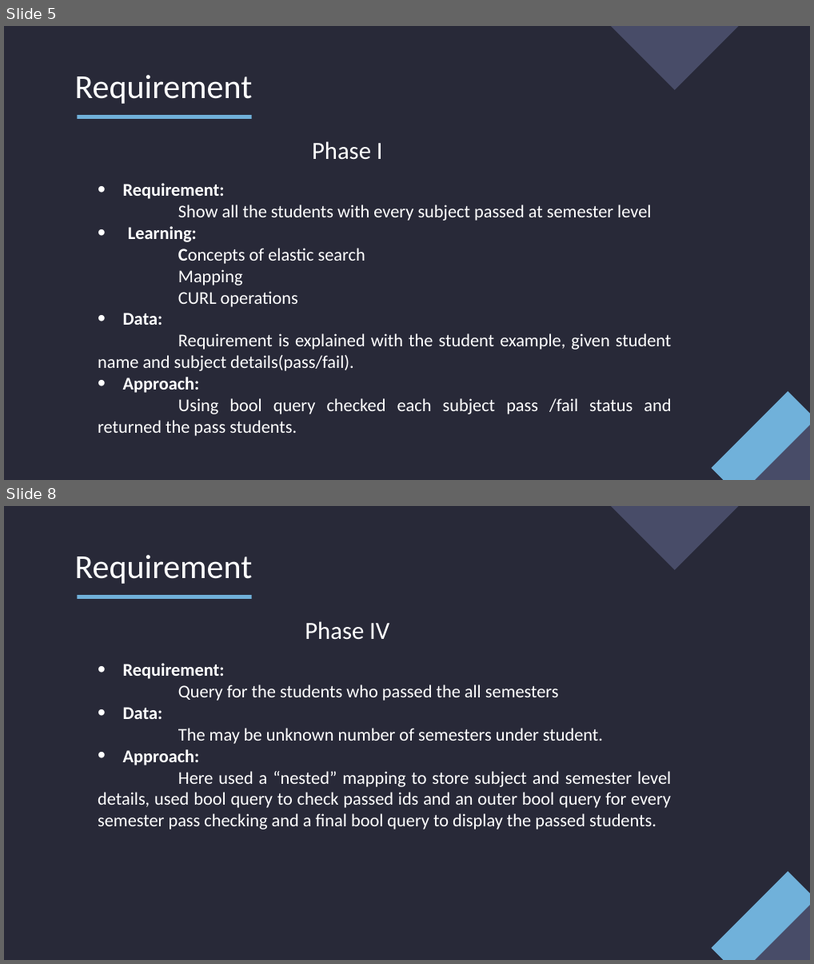
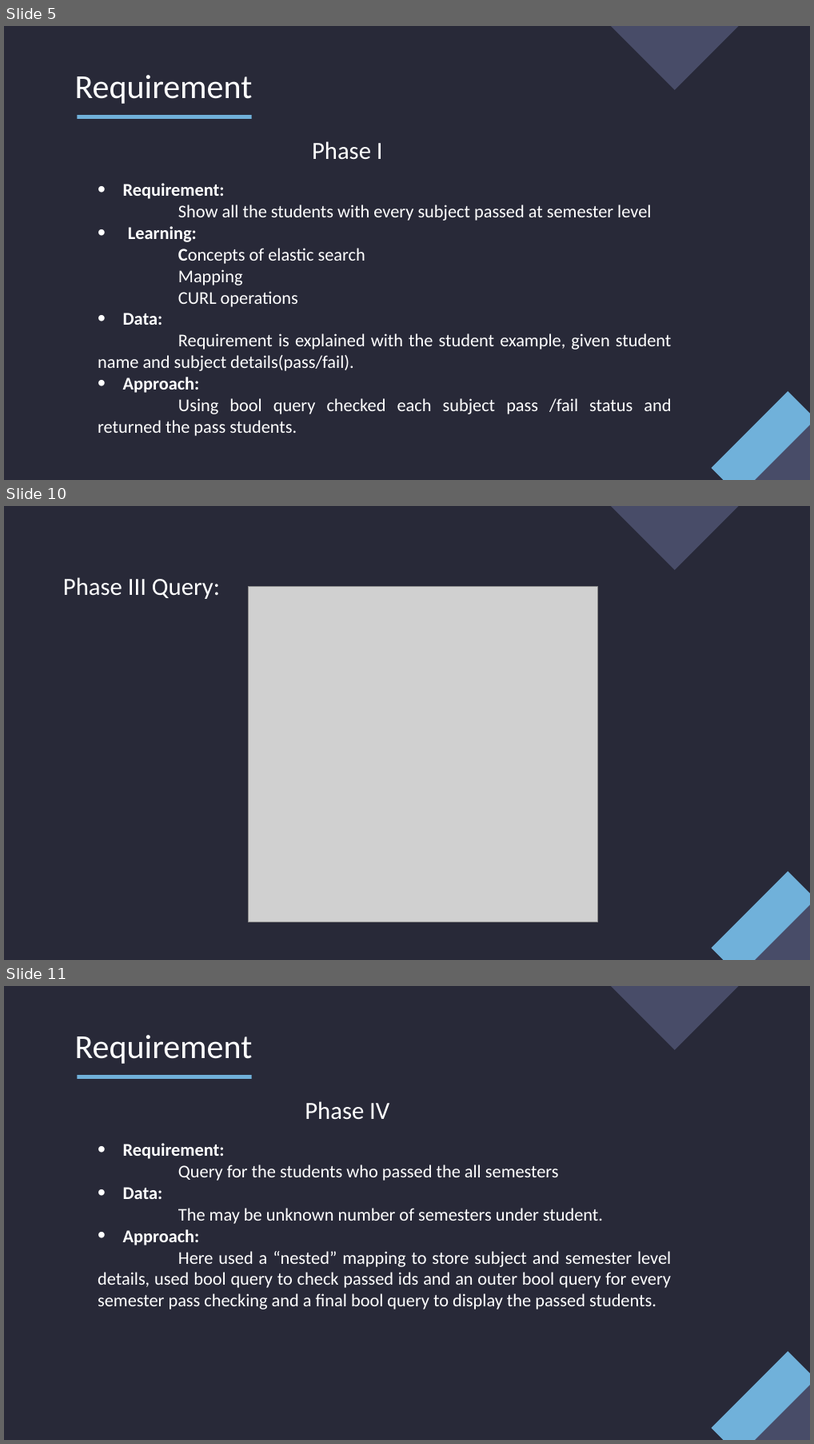
Before and after one commit to mehar-srinivas-chowdari/git-learning, a slide deck: Internship.pptx. Shown one above the other, each under a label of ours: slides 5 and 8 before the commit, slides 5, 10 and 11 after it; the slides between them are not shown. The pictures are 814x964 and 814x1444 pixels, drawn with LibreOffice and Linux fonts; fonts in the diff are those of the drawing; grey boxes stand for pictures. Boxes give left, top, right and bottom in pixels: in the first picture for what was removed or moved away, otherwise in the second. Text is boxed around its words. In the diff, an @@ line names an element or a change of style, - is before the commit and + after.

```diff
--- a/Internship.pptx
+++ b/Internship.pptx
@@ slide 10 added at [4,506,810,960], background #282938; not listed: 3 template elements that a slide beside it also shows @@
@@ subtitle added at [63,577,220,599], 22 pt, text #FFFFFF @@
+Phase III Query:
@@ picture added at [248,587,598,921] @@
@@ what was slide 8 is now slide 11 @@
```
Also in this commit, not shown: 7 slides changed, 4 other slides added.
